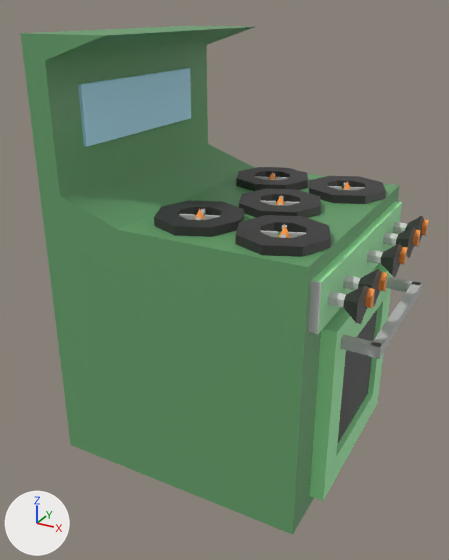
What one commit did to the FBX model Game/Assets/Models/Stove_on.fbx.
Both versions are drawn from a 50 mm camera at (0.98, -2.04, 1.67) aimed at (-0.08, -0.09, 0.7). The axes (+X, +Y, +Z) are drawn at lower left. The lights are the same throughout. Where no turn or scale is listed for an object, it has been applied to the vertices.

Objects in the first picture: 'Stove_On_Combined'.
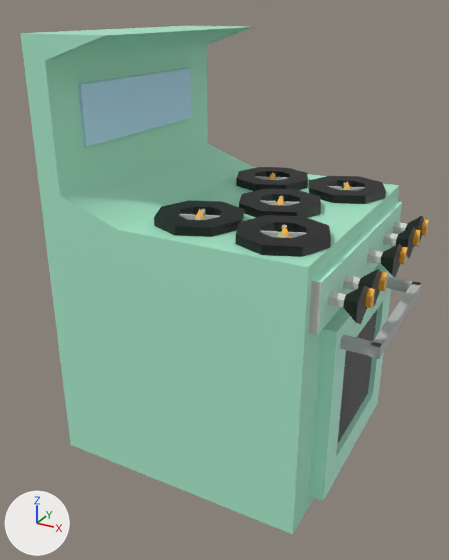
Where the change shows, as pixel boxes (x1, y1, x2, y2) in the pictures (449 x 560 px):
'Stove_On_Combined', recoloured
    both: (20, 26, 429, 535)

What the commit changed:
Material 'DarkGreen' (mat_darkgreen) changes colour from green #659f6a to green #abedcd; in linear values from (0.131, 0.348, 0.144) to (0.408, 0.847, 0.608).
Material 'LightGreen' (mat_lightgreen) changes colour from green #a8f9b0 to green #bfffe6; in linear values from (0.394, 0.945, 0.436) to (0.521, 1.0, 0.792).
